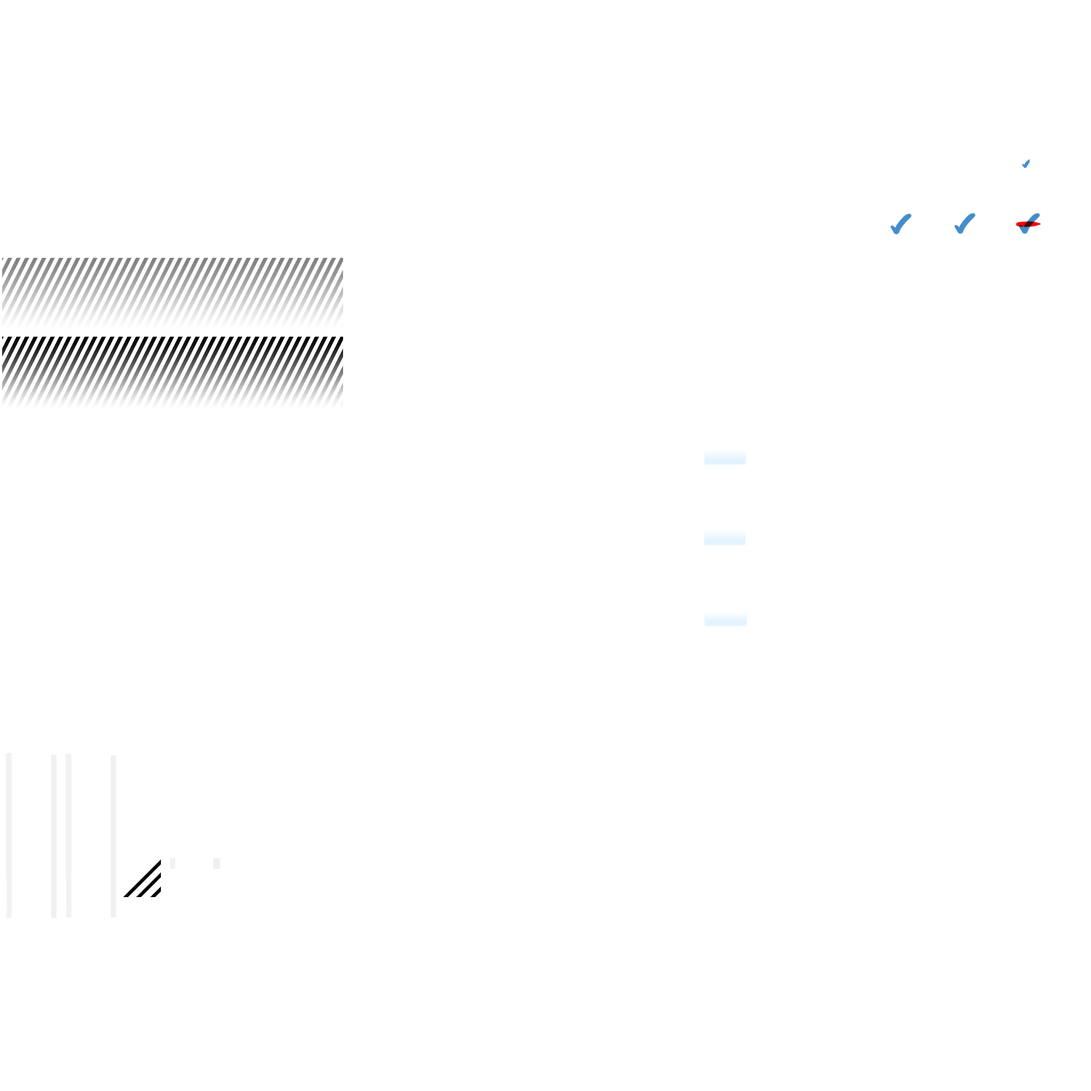
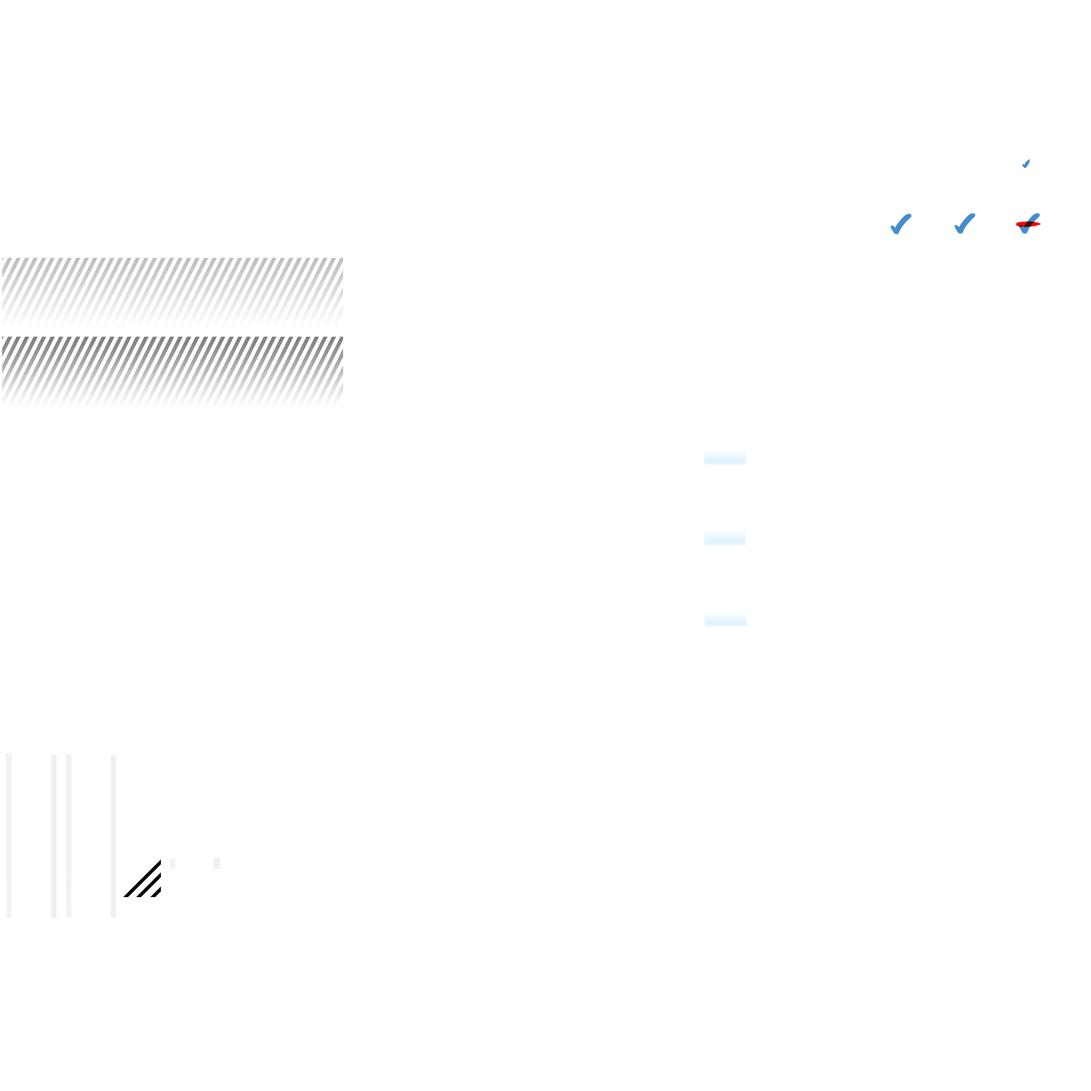
Revision of a layered 1091x1091 image; what changed, layer by layer:
"Layer 18": opacity 50% → 25%, blend overlay → multiply over [2, 257, 344, 327]
"Layer 18 copy": opacity 100% → 50%, blend overlay → multiply over [2, 336, 344, 407]
